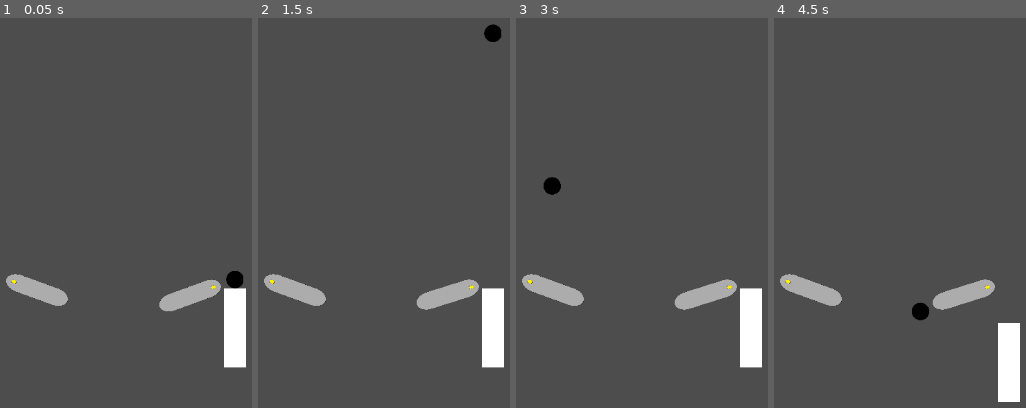
Above: before the commit, frames 1-4 (left to right).
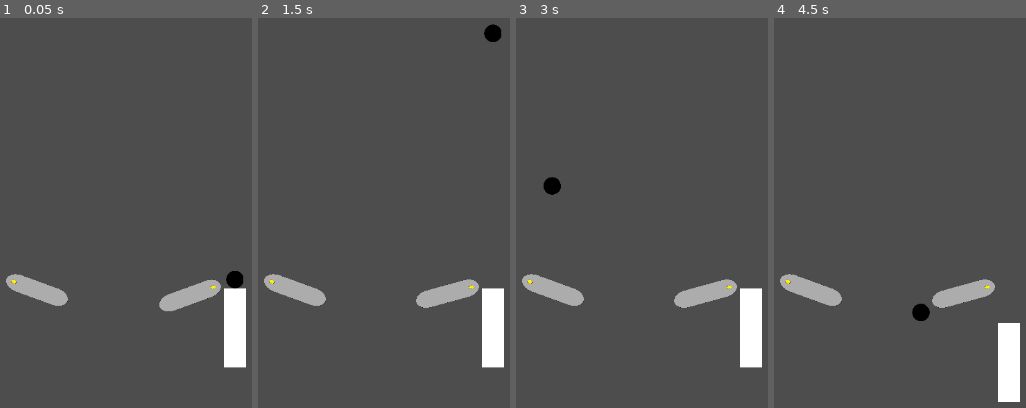
Above: after the commit, the same moments.

Repository: sparks5115/pinball
Game: Godot game, scene res://main.tscn
Same seed, same stepped clock (60 frames per second), same inputs: the game is played once before the commit and once after it.
Inputs (mouse positions are in pixels of both pictures, inside the frame that each line leads up to):
- Up to frame 1 (0.05 s): no input
- Up to frame 2 (1.5 s): tap Enter at 0.5 s; move the mouse to (outside the picture) at 0.52 s; press the mouse at (outside the picture) at 0.53 s; tap Space (plunger_down) at 1.25 s; move the mouse to (outside the picture) at 1.27 s; release the mouse at (outside the picture) at 1.28 s; hold Space (plunger_down) from 1.28 s (still down); right-click (outside the picture) at 1.35 s
- Up to frame 3 (3 s): move the mouse to (740, 84) at 2.02 s; release Space (plunger_down) at 2.03 s; press the mouse at (740, 84) at 2.03 s; move the mouse to (621, 275) at 2.77 s; release the mouse at (621, 275) at 2.78 s; right-click (621, 275) at 2.85 s
- Up to frame 4 (4.5 s): move the mouse to (outside the picture) at 3.52 s; press the mouse at (outside the picture) at 3.53 s; hold Space (plunger_down) from 3.53 s (still down); move the mouse to (outside the picture) at 4.27 s; release the mouse at (outside the picture) at 4.28 s; right-click (outside the picture) at 4.35 s

The runs differ from the first frame. In frame 2, 0.2% of the frame differs, in the area x 62-85%, y 66-75%; in frame 3, 0.2%; in frame 4, 0.2%, in the area x 54-85%, y 66-78%.

Commit message:
fixed flippers

Diff:
--- a/Flipper.gd
+++ b/Flipper.gd
@@ -1,4 +1,4 @@
-extends RigidBody2D
+extends AnimatableBody2D
 
 # Called when the node enters the scene tree for the first time.
 func _ready():
--- a/main.tscn
+++ b/main.tscn
@@ -43,12 +43,10 @@
 [node name="CollisionPolygon2D2" type="CollisionPolygon2D" parent="walls"]
 polygon = PackedVector2Array(1343, 697, 1346, -1091, 1301, -1208, 1174, -1294, 1041, -1335, 873, -1335, 1082, -1402, 1346, -1224, 1397, -1097, 1400, 697)
 
-[node name="RFlipper" type="RigidBody2D" parent="."]
+[node name="RFlipper" type="AnimatableBody2D" parent="."]
 position = Vector2(1152, 359)
 rotation = -1.91986
-mass = 5.18
 physics_material_override = ExtResource("4_bauks")
-freeze = true
 script = ExtResource("2_3med3")
 pressed_rotation = -70.0
 rest_rotation = -110.0
@@ -64,13 +62,10 @@
 position = Vector2(2.94684, -142.591)
 shape = SubResource("CapsuleShape2D_6ill8")
 
-[node name="LFlipper2" type="RigidBody2D" parent="."]
+[node name="LFlipper2" type="AnimatableBody2D" parent="."]
 position = Vector2(0, 326)
 rotation = -4.36332
-mass = 5.18
 physics_material_override = ExtResource("4_bauks")
-freeze = true
-freeze_mode = 1
 script = ExtResource("2_3med3")
 pressed_rotation = -290.0
 rest_rotation = -250.0
